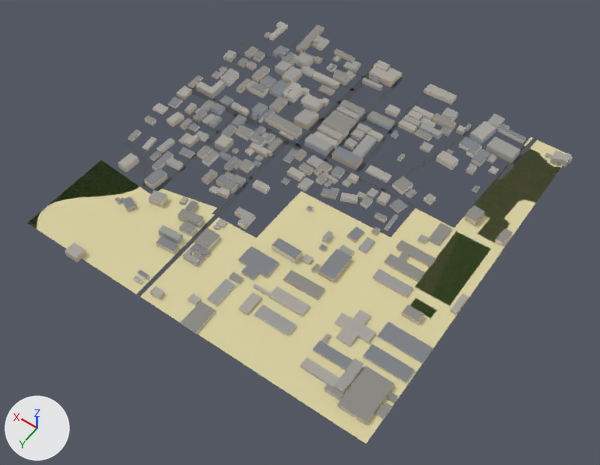
The glTF model public/tiles/-2_2.lod1.glb, before and after one commit.
Rendered twice from a camera (50 mm lens) standing at (-402.0, 580.0, 809.0) and looking at (-18.0, 42.0, -36.0). Lighting does not change. The marker at lower left points along +X, +Y and +Z. The picture after the commit comes second. Where no turn or scale is listed for an object, it has been applied to the vertices. Vertices at exactly the same position are counted once.

Script lines for the objects in view, before the commit:
```python
me_buildings_roofs = bpy.data.meshes.new('buildings_roofs')
me_buildings_roofs.from_pydata(...)  # 1108 vertices, 614 faces; spans x -258.0..258.0, y -265.0..265.0, z -3.0..3.0
me_buildings_roofs.materials.append(mat_buildings_roofs)
me_buildings_walls = bpy.data.meshes.new('buildings_walls')
me_buildings_walls.from_pydata(...)  # 2213 vertices, 2228 faces; spans x -258.0..258.0, y -265.0..265.0, z -5.0..5.0
me_buildings_walls.materials.append(mat_buildings_walls)
me_landuse = bpy.data.meshes.new('landuse')
me_landuse.from_pydata(...)  # 61 vertices, 56 faces; spans x -250.0..250.0, y -250.0..250.0, z 0.0
me_landuse.materials.append(mat_landuse)
me_roads = bpy.data.meshes.new('roads')
me_roads.from_pydata(...)  # 179 vertices, 134 faces; spans x -226.0..226.0, y -250.0..250.0, z 0.0
me_roads.materials.append(mat_roads)
# before: 58 (39.0, 87.0, 0.0) at pixel (227, 208), 59 (45.0, 87.0, 0.0) at pixel (223, 206), 60 (38.0, 250.0, 0.0) at pixel (140, 296), 61 (44.0, 250.0, 0.0) at pixel (136, 294)
ob_buildings_roofs = bpy.data.objects.new('buildings_roofs', me_buildings_roofs)
ob_buildings_roofs.location = (1.0, -7.0, 6.0)
ob_buildings_walls = bpy.data.objects.new('buildings_walls', me_buildings_walls)
ob_buildings_walls.location = (1.0, -7.0, 5.0)
ob_landuse = bpy.data.objects.new('landuse', me_landuse)
ob_landuse.location = (0.0, 0.0, 0.0)
ob_roads = bpy.data.objects.new('roads', me_roads)
ob_roads.location = (24.0, 0.0, 0.0)
```
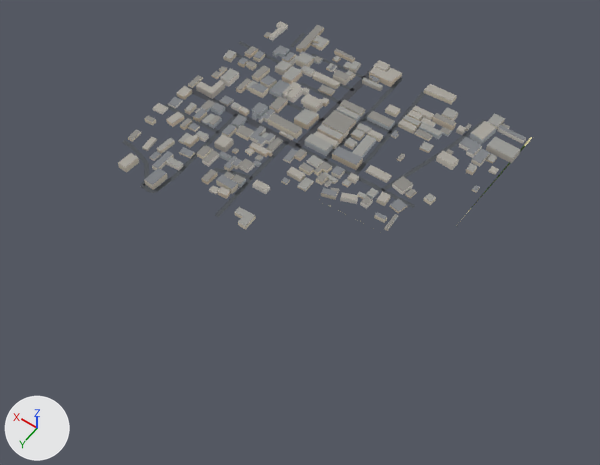
Where the newer file only moved an object's origin or applied its transform, the numbers keep the older frame.

Boxes [x1, y1, x2, y2] around the edits, measured in the pictures (600 x 465 px; the box of a moved part takes in the faces that stretch with it):
'landuse', reshaped: before [28, 137, 567, 444]; after [340, 137, 532, 229]
'buildings_roofs', reshaped (20% narrower, 48% shorter): before [65, 21, 573, 422]; after [118, 21, 526, 229]
'buildings_walls', reshaped (19% narrower, 48% shorter): before [65, 24, 572, 425]; after [118, 24, 526, 231]
'roads', reshaped (12% narrower, 30% shorter): before [122, 33, 537, 296]; after [122, 33, 487, 217]
part 1 of me_landuse, deleted (green): before [416, 232, 491, 305]
part 2 of me_landuse, deleted: before [411, 298, 436, 319]
part 3 of me_landuse, cut back: before [28, 137, 567, 444]; after [340, 137, 532, 229]
part 4 of me_roads, deleted: before [498, 138, 537, 180]
part 5 of me_roads, moved or reshaped: before [137, 206, 227, 296]; after [215, 206, 227, 217]
part 6 of me_buildings_walls, deleted: before [65, 154, 572, 425]
part 7 of me_buildings_roofs, deleted: before [65, 150, 573, 422]

What changed in the scene script:
```text
Change me_landuse:
    used by ob_landuse; location = (0.0, 0.0, 0.0)
    remove me_landuse.from_pydata(...)  # 61 vertices, 56 faces; spans x -250.0..250.0, y -250.0..250.0, z 0.0
    add me_landuse.from_pydata(...)  # 22 vertices, 10 faces; spans x -196.0..250.0, y -250.0..126.0, z 0.0
    me_landuse part 1: the loose piece of 5 vertices spanning x -238.0..-190.0, y -49.0..53.0, z 0.0 is deleted
    me_landuse part 2: the loose piece of 4 vertices spanning x -229.0..-199.0, y 65.0..80.0, z 0.0 is deleted
    me_landuse part 3
    36 vertices are removed from x -250.0..250.0, y -250.0..250.0, z 0.0
    50 faces are deleted
    2 vertices move from x -197.0..152.0, y -92.0..110.0, z 0.0 to x -188.0..155.0, y -92.0..125.0, z 0.0
    6 vertices are added at (-196.0, -250.0, 0.0), (-153.0, -51.0, 0.0), (-130.0, -37.0, 0.0), (-129.0, 7.0, 0.0), (155.0, 126.0, 0.0), (-195.0, -230.0, 0.0)
    9 new faces join them
Change me_roads:
    used by ob_roads; location = (24.0, 0.0, 0.0)
    verts and faces of me_roads; kept vertices keep their numbers, new ones are numbered from 179
    remove me_roads.from_pydata(...)  # 179 vertices, 134 faces; spans x -226.0..226.0, y -250.0..250.0, z 0.0
    add me_roads.from_pydata(...)  # 176 vertices, 132 faces; spans x -156.0..226.0, y -250.0..125.0, z 0.0
    me_roads part 4: the loose piece of 4 vertices spanning x -226.0..-215.0, y -250.0..-157.0, z 0.0 is deleted
    me_roads part 5
    add delete_vertices([60, 61])  # with the faces that use them
    add verts[179] = (39.0, 105.0, 0.0)  # pixel (218, 217)
    add verts[180] = (45.0, 105.0, 0.0)  # pixel (214, 215)
    add faces += [(58, 59, 179), (59, 180, 179)]
    other edits to the shape of me_roads do not show in these pictures
Change me_buildings_walls:
    used by ob_buildings_walls; location = (1.0, -7.0, 5.0)
    remove me_buildings_walls.from_pydata(...)  # 2213 vertices, 2228 faces; spans x -258.0..258.0, y -265.0..265.0, z -5.0..5.0
    add me_buildings_walls.from_pydata(...)  # 1639 vertices, 1654 faces; spans x -196.0..258.0, y -265.0..125.0, z -5.0..5.0
    me_buildings_walls part 6: 61 loose pieces with 574 vertices, spanning x -258.0..186.0, y -234.0..265.0, z -5.0..5.0, are deleted
Change me_buildings_roofs:
    used by ob_buildings_roofs; location = (1.0, -7.0, 6.0)
    remove me_buildings_roofs.from_pydata(...)  # 1108 vertices, 614 faces; spans x -258.0..258.0, y -265.0..265.0, z -3.0..3.0
    add me_buildings_roofs.from_pydata(...)  # 821 vertices, 449 faces; spans x -196.0..258.0, y -265.0..125.0, z -3.0..3.0
    me_buildings_roofs part 7: 61 loose pieces with 287 vertices, spanning x -258.0..186.0, y -234.0..265.0, z -3.0..3.0, are deleted
```
